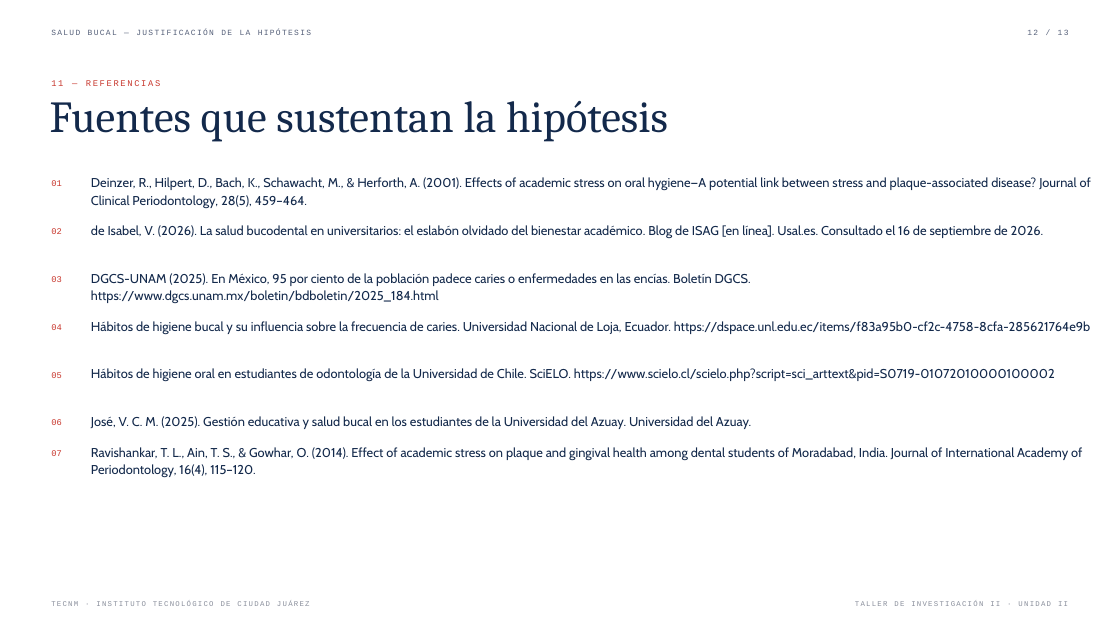
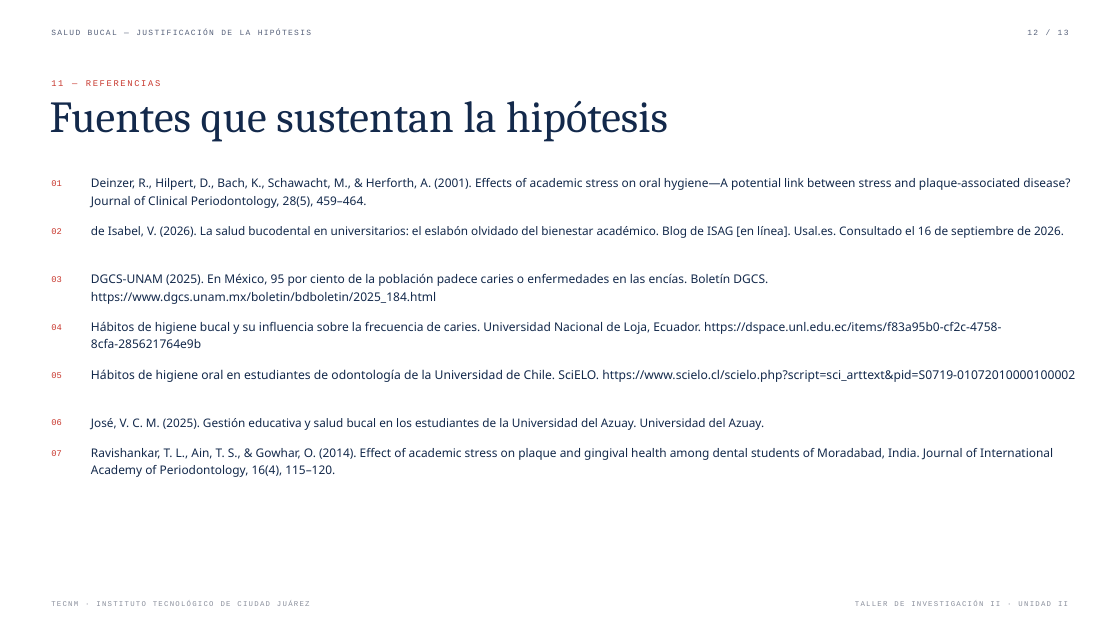
Before and after one commit to pabloesquivelsoria-sys/GENERAL, a slide deck: slide 12 of presentacion-metodologia-salud-bucal/Justificacion_Hipotesis_Salud_Bucal.pptx. Drawn at 1120x630 pixels with LibreOffice and Linux fonts; fonts in the diff are those of the drawing; background and template pictures are left out. Boxes give left, top, right and bottom in pixels: in the first picture for what was removed or moved away, otherwise in the second. Text is boxed around its words. In the diff, an @@ line names an element or a change of style, - is before the commit and + after.

```diff
--- a/presentacion-metodologia-salud-bucal/Justificacion_Hipotesis_Salud_Bucal.pptx
+++ b/presentacion-metodologia-salud-bucal/Justificacion_Hipotesis_Salud_Bucal.pptx
@@ text "Deinzer, R., Hilpert, D., Bach, ..." at (x1=91, y1=178, x2=1070, y2=208): size 11 to 10.2 pt, font Cabin to Noto Sans @@
@@ text "de Isabel, V. (2026). La ..." at (x1=91, y1=226, x2=1064, y2=238): size 11 to 10.1 pt, font Cabin to Noto Sans @@
@@ text "DGCS-UNAM (2025). En México, 95 ..." at (x1=91, y1=273, x2=768, y2=304): size 11 to 10.3 pt, font Cabin to Noto Sans @@
@@ text "Hábitos de higiene bucal y ..." at (x1=91, y1=322, x2=1001, y2=348): size 11 to 10.3 pt, font Cabin to Noto Sans @@
@@ text "Hábitos de higiene oral en ..." at (x1=91, y1=369, x2=1075, y2=382): size 11 to 10.4 pt, font Cabin to Noto Sans @@
@@ text "José, V. C. M. (2025). ..." at (x1=91, y1=418, x2=765, y2=430): size 11 to 10.1 pt, font Cabin to Noto Sans @@
@@ text "Ravishankar, T. L., Ain, T. ..." at (x1=91, y1=448, x2=1053, y2=477): size 11 to 10.2 pt, font Cabin to Noto Sans @@
```
Also in this commit, not shown: 10 other slides changed, 6 other files.
